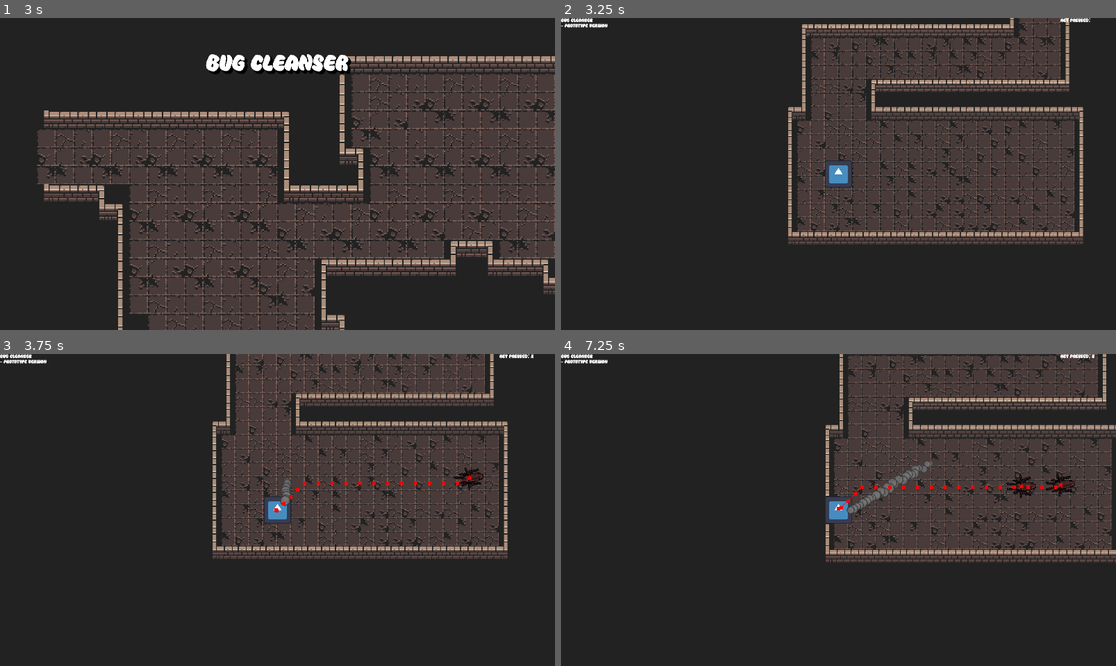
Above: before the commit, frames 1-4 (two rows, left to right).
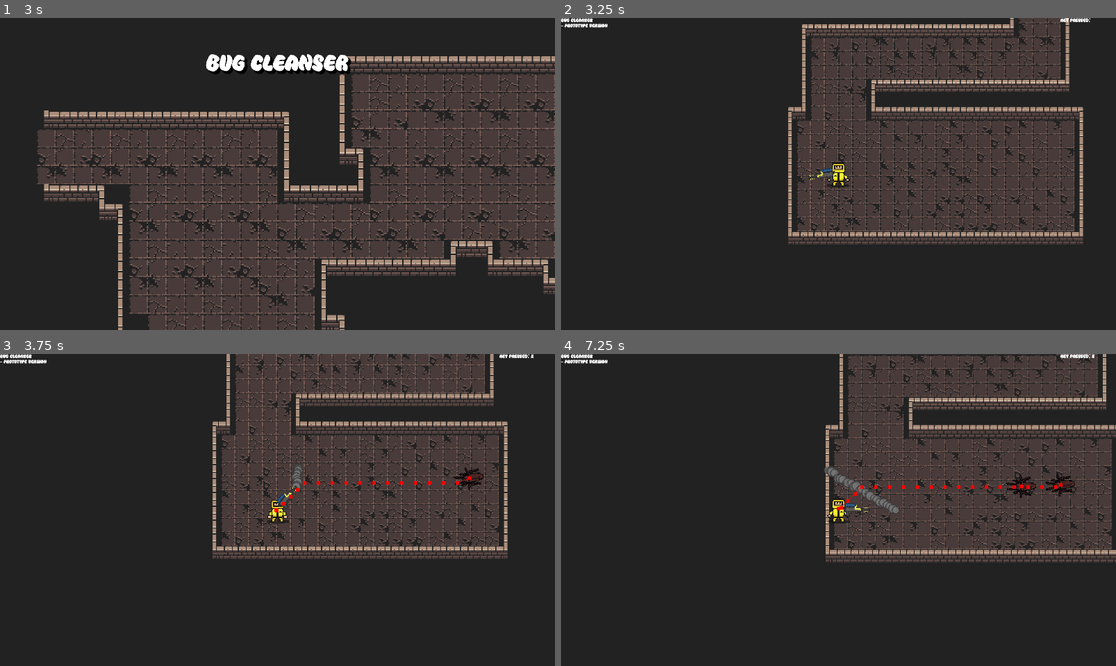
Above: after the commit, the same moments.

Repository: DavyShaegar/Bug-Cleanser
Game: Godot game, scene res://Data/Scenes/Menus/main menu.tscn
Same seed, same stepped clock (60 frames per second), same inputs: the game is played once before the commit and once after it. The engine's default icon, where the game draws it, is replaced by a stand-in: a white triangle on a blue panel in a dark square.
Inputs (mouse positions are in pixels of both pictures, inside the frame that each line leads up to):
- Up to frame 1 (3 s): tap Enter at 0.5 s; move the mouse to (399, 158) at 0.52 s; press the mouse at (399, 158) at 0.53 s; hold D (move_right) 0.53-1.25 s; release the mouse at (399, 158) at 1.25 s; click "Start Game" at 1.25 s; click "Start Game" at 2 s; move the mouse to (166, 189) at 2.77 s; hold S (move_down) from 2.78 s (still down); click (166, 189) at 2.85 s
- Up to frame 2 (3.25 s): keep holding S (move_down)
- Up to frame 3 (3.75 s): move the mouse to (333, 441) at 3.52 s; release S (move_down) at 3.53 s; press the mouse at (333, 441) at 3.53 s; hold D (move_right) from 3.53 s (still down); tap X (spawn ant) at 3.6 s
- Up to frame 4 (7.25 s): move the mouse to (810, 572) at 4.27 s; release D (move_right) at 4.28 s; release the mouse at (810, 572) at 4.28 s; hold W (move_up) 4.28-5.03 s; click (810, 572) at 4.35 s; move the mouse to (1005, 556) at 5.02 s; press the mouse at (1005, 556) at 5.03 s; hold A (move_left) 5.03-6.53 s; move the mouse to (672, 463) at 5.77 s; release the mouse at (672, 463) at 5.78 s; tap X (spawn ant) at 5.85 s; click (672, 463) at 6.05 s; move the mouse to (866, 510) at 6.52 s; press the mouse at (866, 510) at 6.53 s; hold S (move_down) from 6.53 s (still down)

Frame 1 is identical in both runs. In frame 2, 0.4% of the frame differs, in the area x 44-53%, y 45-55%; in frame 3, 0.4%; in frame 4, 0.9%, in the area x 47-67%, y 34-55%.

Commit message:
Player update
Player design chosen
Gun design and functionality completed (need just a fix)
Added score system
Floating score on enemy kill

Diff:
--- a/Data/Globals/global_handler.gd
+++ b/Data/Globals/global_handler.gd
@@ -1,4 +1,30 @@
 extends Node
+
+@onready var player_score: int = 0
+# Use this for harcore mode (1.0 normal game, 2 harcore)
+@onready var player_score_multiplier: int = 1.0
+
+@onready var floating_score: PackedScene = load("res://Data/Scenes/Decoration/floating_score.tscn")
+
+func wobble_floating_text(text_node: Label) -> void:
+	var tween: Tween = create_tween()
+	var randoPos: Vector2 = Vector2(10.0, -4.0)
+
+	tween.set_trans(Tween.TRANS_SINE)
+	tween.set_ease(Tween.EASE_IN_OUT)
+
+	var tween_alpha: Tween = create_tween()
+	tween_alpha.set_trans(Tween.TRANS_LINEAR)
+	tween_alpha.set_ease(Tween.EASE_IN)
+	tween_alpha.tween_property(text_node, "modulate", Color(1, 1, 1, 0), 2)
+
+	for i in range(10):
+		tween.tween_property(text_node, "global_position", text_node.global_position + randoPos, 0.2)
+		if i %2 == 1:
+			randoPos += Vector2(10.0, -4.0)
+		else:
+			randoPos += Vector2(-10.0, -4.0)
+
 func fade_in_screen(screen: CanvasModulate, duration: float) -> void:
 	var tween: Tween = create_tween()
 
@@ -12,3 +38,17 @@
 	tween.set_trans(Tween.TRANS_LINEAR)
 	tween.set_ease(Tween.EASE_OUT)
 	tween.tween_property(screen, "color", Color.WHITE, duration)
+
+func reward_player_score(score: int, position:Vector2) -> void:
+	add_score(score)
+	show_floating_score(score, position)
+
+func add_score(score: int) -> void:
+	player_score += score * player_score_multiplier
+
+func show_floating_score(score: int, position: Vector2) -> void:
+	var in_floating_score: Label = floating_score.instantiate()
+	in_floating_score.global_position = position
+	in_floating_score.text = "+ " + str(score) + "!"
+	add_child(in_floating_score)
+	wobble_floating_text(in_floating_score)
--- /dev/null
+++ b/Data/Scenes/Decoration/floating_score.tscn
@@ -0,0 +1,18 @@
+[gd_scene load_steps=2 format=3 uid="uid://dy0d4u4jsqfkk"]
+
+[ext_resource type="FontFile" uid="uid://5nblu8vgbi0j" path="res://Data/Graphics/UI/Super Pancake.ttf" id="1_bmbi0"]
+
+[node name="FloatingScore" type="Label"]
+z_index = 100
+anchors_preset = 15
+anchor_right = 1.0
+anchor_bottom = 1.0
+offset_right = -1836.0
+offset_bottom = -1060.0
+grow_horizontal = 2
+grow_vertical = 2
+size_flags_horizontal = 4
+theme_override_colors/font_shadow_color = Color(0, 0, 0, 1)
+theme_override_fonts/font = ExtResource("1_bmbi0")
+theme_override_font_sizes/font_size = 20
+text = "+ Score!"
--- a/Data/Scenes/Entities/Base/bug.gd
+++ b/Data/Scenes/Entities/Base/bug.gd
@@ -93,6 +93,9 @@
 		audio_player.stop()
 		play_sound()
 
+		GlobalHandler.reward_player_score(reward_points, global_position)
+
+
 func death() -> void:
 	await get_tree().create_timer(1.0).timeout # Remove later
 	queue_free()
--- a/Data/Scenes/Entities/player.gd
+++ b/Data/Scenes/Entities/player.gd
@@ -4,11 +4,11 @@
 @export_category("Player Stats")
 @export var speed: float = 500.0
 @export var health: float = 100.0
-@export var score: int = 0
 
 # Player nodes
 @onready var steam: GPUParticles2D = %Steam
 @onready var gun_node: Node2D = $Gun
+@onready var sprite: AnimatedSprite2D = %AnimatedSprite2D
 
 # Other variables
 @onready var mouse_pos: Vector2
@@ -23,20 +23,48 @@
 
 @onready var current_state: States = States.idle
 
+# This simulates recoil on the gun
+func gun_shoot_shake() -> void:
+	var randoPos: Vector2 = Vector2(randf_range(-4, 4), randf_range(-4, 4))
+
+	var tween: Tween = create_tween()
+	tween.set_trans(Tween.TRANS_BOUNCE)
+	tween.tween_property($Sprite2D, "position", $Sprite2D.position +randoPos, 0.1)
+
+
 func set_state(new_state: States = States.idle) -> void:
 	if current_state != new_state:
 		current_state = new_state
 
 func rotate_gun(mousePos: Vector2) -> void:
+	rotate_gun_sprite(mousePos)
 	var centre: Vector2 = global_position
 	var angle: float = (mousePos - centre).angle()
-	gun_node.position = Vector2(30,0).rotated(angle)
+	gun_node.position = Vector2(50,0).rotated(angle)
+
+func rotate_gun_sprite(mousePos: Vector2) -> void:
+	var centre: Vector2 = global_position
+	var angle: float = (mousePos - centre).angle()
+	$Sprite2D.look_at(mousePos)
+	if $Sprite2D.global_rotation_degrees > 90 or $Sprite2D.global_rotation_degrees < -90:
+		$Sprite2D.flip_v = true
+	else:
+		$Sprite2D.flip_v = false
+	$Sprite2D.position = Vector2(20,0).rotated(angle)
 
 func shoot() -> void:
 	if Input.is_action_pressed("shoot"):
 		steam.emitting = true
+		gun_shoot_shake()
 	elif Input.is_action_just_released("shoot"):
 		steam.emitting = false
+
+func animate(mousePos: Vector2) -> void:
+	if mousePos < global_position:
+		sprite.flip_h = true
+	else:
+		sprite.flip_h = false
+	sprite.play(States.find_key(current_state))
 
 #region DEBUG
 func _input(event: InputEvent) -> void:
@@ -45,8 +73,9 @@
 #endregion
 
 func _physics_process(delta: float) -> void:
-
+	set_state(States.idle)
 	mouse_pos = get_global_mouse_position()
+	animate(mouse_pos)
 	gun_node.look_at(mouse_pos)
 	rotate_gun(mouse_pos)
 	shoot()
--- a/Data/Scenes/Entities/player.tscn
+++ b/Data/Scenes/Entities/player.tscn
@@ -1,18 +1,44 @@
-[gd_scene load_steps=6 format=3 uid="uid://bgnp2mjc2yswv"]
+[gd_scene load_steps=11 format=3 uid="uid://bgnp2mjc2yswv"]
 
 [ext_resource type="Script" uid="uid://dbagtqcsojab5" path="res://Data/Scenes/Entities/player.gd" id="1_joyt6"]
-[ext_resource type="Texture2D" uid="uid://8w6x6xgtnufq" path="res://icon.svg" id="2_61sqo"]
+[ext_resource type="Texture2D" uid="uid://bvr2pi3dj4mu7" path="res://Data/Graphics/Entities/bug_cleanser-Sheet.png" id="2_nqd26"]
 [ext_resource type="PackedScene" uid="uid://cboxv573pq87q" path="res://Data/Scenes/Projectiles/steamflux.tscn" id="3_61sqo"]
+[ext_resource type="Texture2D" uid="uid://45pd45puk0ov" path="res://Data/Graphics/Entities/steam_gun.png" id="4_j4lak"]
+
+[sub_resource type="AtlasTexture" id="AtlasTexture_j4lak"]
+atlas = ExtResource("2_nqd26")
+region = Rect2(0, 0, 32, 32)
+
+[sub_resource type="AtlasTexture" id="AtlasTexture_sa63u"]
+atlas = ExtResource("2_nqd26")
+region = Rect2(32, 0, 32, 32)
+
+[sub_resource type="AtlasTexture" id="AtlasTexture_pd3uj"]
+atlas = ExtResource("2_nqd26")
+region = Rect2(64, 0, 32, 32)
+
+[sub_resource type="AtlasTexture" id="AtlasTexture_fq0qy"]
+atlas = ExtResource("2_nqd26")
+region = Rect2(96, 0, 32, 32)
 
 [sub_resource type="SpriteFrames" id="SpriteFrames_sti72"]
 animations = [{
 "frames": [{
 "duration": 1.0,
-"texture": ExtResource("2_61sqo")
+"texture": SubResource("AtlasTexture_j4lak")
+}, {
+"duration": 1.0,
+"texture": SubResource("AtlasTexture_sa63u")
+}, {
+"duration": 1.0,
+"texture": SubResource("AtlasTexture_pd3uj")
+}, {
+"duration": 1.0,
+"texture": SubResource("AtlasTexture_fq0qy")
 }],
 "loop": true,
-"name": &"default",
-"speed": 5.0
+"name": &"idle",
+"speed": 4.0
 }]
 
 [sub_resource type="CapsuleShape2D" id="CapsuleShape2D_2dytn"]
@@ -27,8 +53,9 @@
 
 [node name="AnimatedSprite2D" type="AnimatedSprite2D" parent="."]
 unique_name_in_owner = true
-scale = Vector2(0.25, 0.25)
 sprite_frames = SubResource("SpriteFrames_sti72")
+animation = &"idle"
+frame_progress = 0.527908
 
 [node name="CollisionShape2D" type="CollisionShape2D" parent="."]
 shape = SubResource("CapsuleShape2D_2dytn")
@@ -37,3 +64,6 @@
 
 [node name="Steam" parent="Gun" instance=ExtResource("3_61sqo")]
 unique_name_in_owner = true
+
+[node name="Sprite2D" type="Sprite2D" parent="."]
+texture = ExtResource("4_j4lak")
--- a/Data/Scenes/testscene.tscn
+++ b/Data/Scenes/testscene.tscn
@@ -5,15 +5,16 @@
 
 [node name="Testscene" type="Node2D"]
 
-[node name="CanvasLayer" type="CanvasLayer" parent="."]
+[node name="UI" type="CanvasLayer" parent="."]
+unique_name_in_owner = true
 
-[node name="TITLEDEBUG" type="Label" parent="CanvasLayer"]
+[node name="TITLEDEBUG" type="Label" parent="UI"]
 offset_right = 40.0
 offset_bottom = 23.0
 text = "Bug Cleanser
 - Prototype Version"
 
-[node name="DEBUG" type="Label" parent="CanvasLayer"]
+[node name="DEBUG" type="Label" parent="UI"]
 unique_name_in_owner = true
 offset_left = 1728.0
 offset_right = 1920.0
Binary file added: Data/Graphics/Entities/bug_cleanser-Sheet.png
Not shown, added: Data/Graphics/Entities/bug_cleanser-Sheet.png.import
Binary file added: Data/Graphics/Entities/steam_gun.png
Not shown, added: Data/Graphics/Entities/steam_gun.png.import
